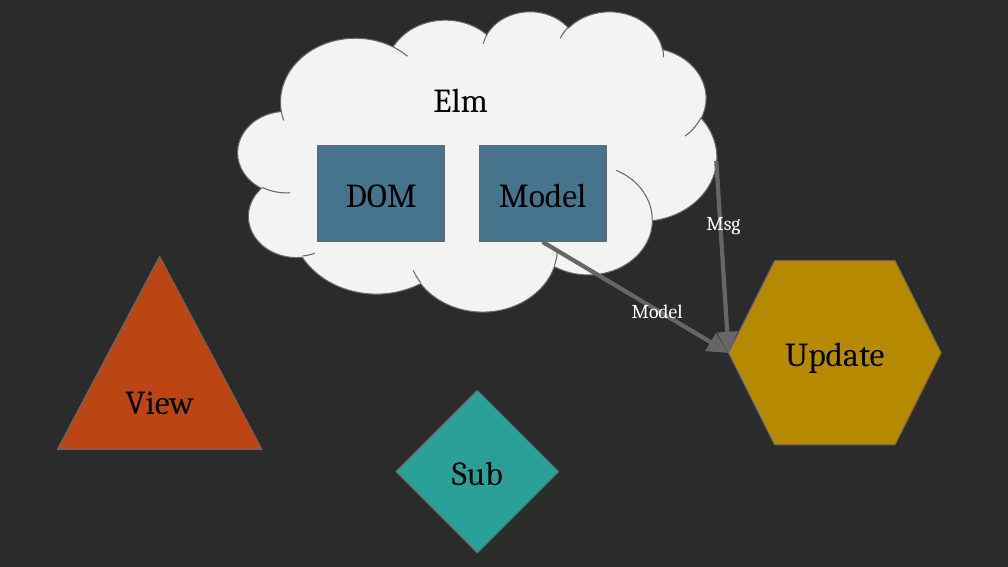
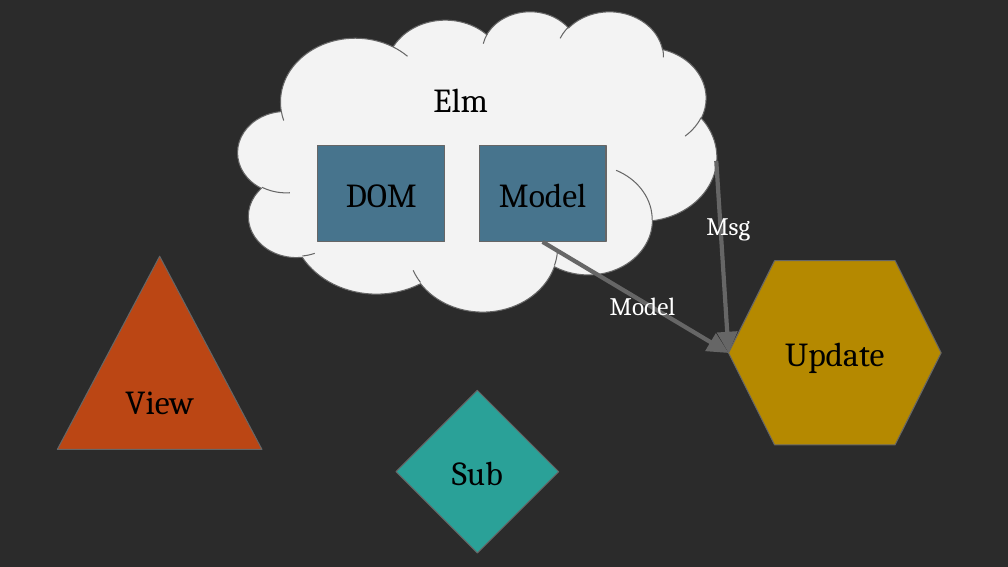
Before and after one commit to scameronde/elm-et2017, a slide deck: slide 51 of Elm.pptx (slide 53 before the commit). Drawn at 1008x567 pixels with LibreOffice and Linux fonts; fonts in the diff are those of the drawing; background and template pictures are left out; a plain dark background stands for a picture behind light text. Boxes give left, top, right and bottom in pixels: in the first picture for what was removed or moved away, otherwise in the second. Text is boxed around its words. In the diff, an @@ line names an element or a change of style, - is before the commit and + after.

```diff
--- a/Elm.pptx
+++ b/Elm.pptx
@@ text "Msg" at box(706, 212, 750, 241): size 14 to 18 pt @@
@@ text "Model" at box(610, 292, 675, 321): size 14 to 18 pt @@
@@ text "Model": place and size @@
-text "Model" at box(632, 300, 683, 323)
+text "Model" at box(610, 292, 675, 321)
```
Also in this commit, not shown: 28 other slides changed, 4 slides added, 5 slides removed.
